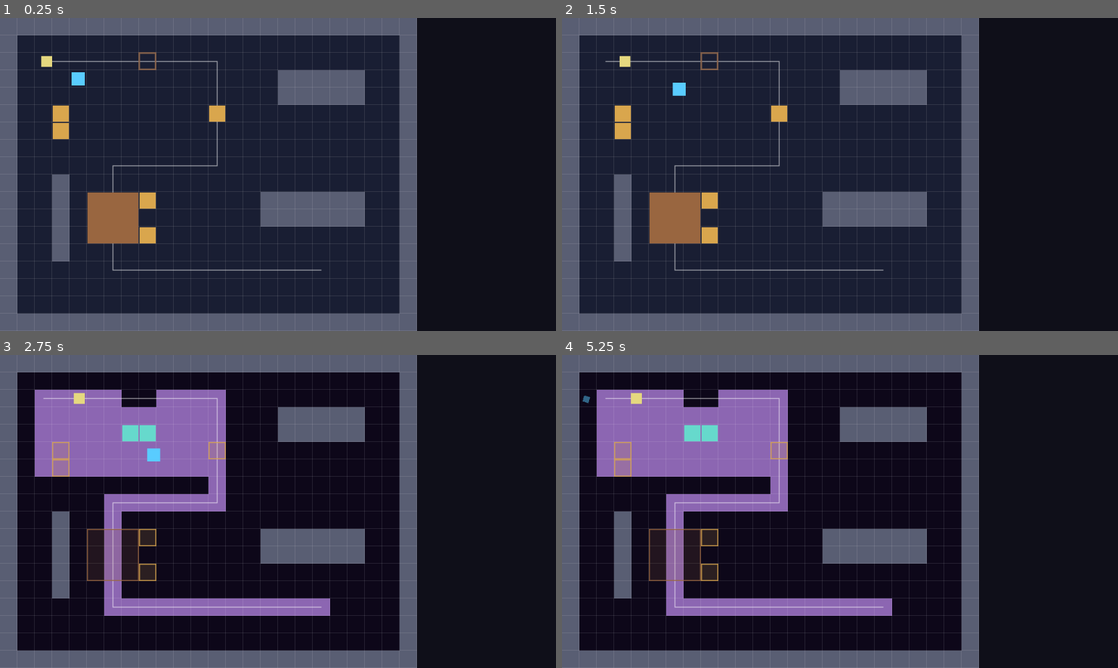
Above: before the commit, frames 1-4 (two rows, left to right).
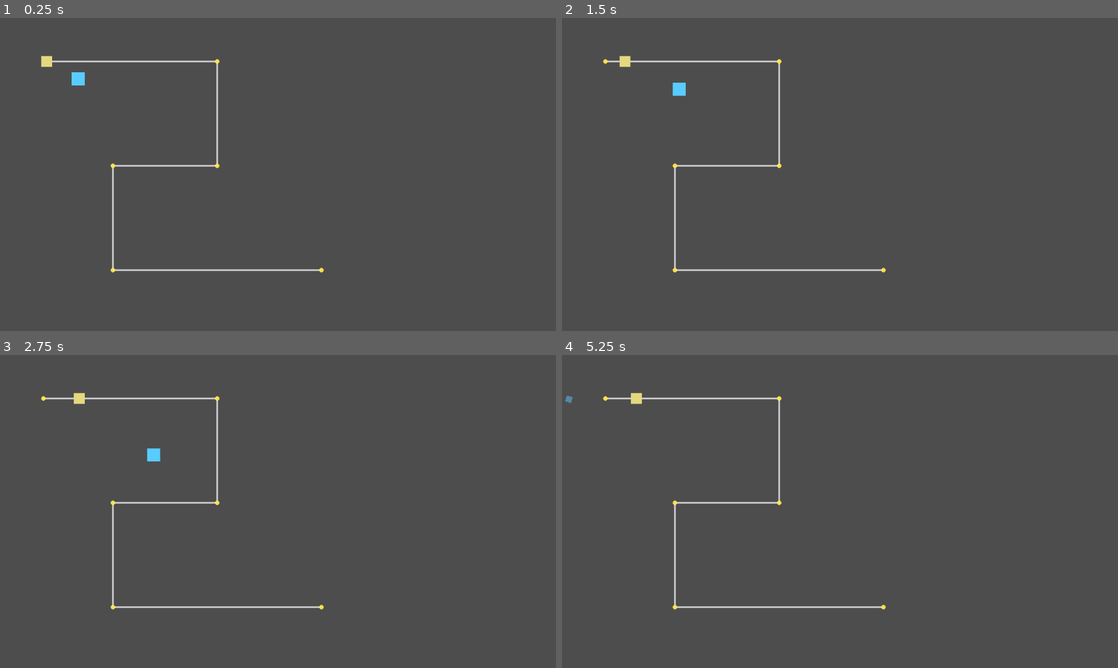
Above: after the commit, the same moments.

Repository: ConanY123/Game-Jam-Drift-MICK
Game: Godot game, scene res://scenes/levels/level-1.tscn
Same seed, same stepped clock (60 frames per second), same inputs: the game is played once before the commit and once after it. The project has no main scene, so this scene is started directly.
Inputs:
- Up to frame 1 (0.25 s): no input
- Up to frame 2 (1.5 s): tap Enter at 0.5 s; hold D (move_right) 0.53-1.28 s; hold Z (interact) 0.53-1.28 s; tap Space at 0.77 s; hold S (move_down) from 1.28 s (still down); tap Z (interact) at 1.35 s
- Up to frame 3 (2.75 s): tap Space at 1.52 s; release S (move_down) at 2.03 s; hold D (move_right) from 2.03 s (still down); hold C (switch_realm) from 2.03 s (still down); tap Z (interact) at 2.3 s
- Up to frame 4 (5.25 s): release D (move_right) at 2.78 s; release C (switch_realm) at 2.78 s; hold W (move_up) 2.78-3.53 s; tap R at 2.85 s; tap Space at 3.02, 3.77, 4.52 s; tap Z (interact) at 3.05, 4.35 s; hold Z (interact) 3.53-4.28 s; hold A (move_left) 3.53-5.03 s; hold S (move_down) from 5.03 s (still down); hold C (switch_realm) from 5.03 s (still down)

The runs differ from the first frame. In frame 1, 100% of the frame differs, in the area x 0-100%, y 0-100%; in frame 2, 100%; in frame 3, 100%; in frame 4, 100%.

Commit message:
Remove door feature

Diff:
--- a/scenes/objects/door.tscn
+++ /dev/null
@@ -1,6 +0,0 @@
-[gd_scene load_steps=2 format=3 uid="uid://cd0or000001"]
-
-[ext_resource type="Script" path="res://scripts/objects/door.gd" id="1_door"]
-
-[node name="Door" type="Node2D"]
-script = ExtResource("1_door")
--- a/scripts/core/level_base.gd
+++ b/scripts/core/level_base.gd
@@ -16,10 +16,9 @@
 
 const ROOMMATE_SCENE := preload("res://scenes/actors/roommate.tscn")
 const RESULT_OVERLAY_SCENE := preload("res://scenes/ui/result_overlay.tscn")
-const DOOR_SCENE := preload("res://scenes/objects/door.tscn")
 
 var realm := Realm.PHYSICAL
-var roommate: Roommate
+var roommate: Node2D
 
 # Vector2i -> Node. The level itself is stored for static walls.
 var solids := {
@@ -72,10 +71,13 @@
 	return not is_dream_floor(cell)
 
 func _ready() -> void:
+	_load_tilemaps()
 	build()
-	var overlay: ResultOverlay = RESULT_OVERLAY_SCENE.instantiate()
+	_update_layers()
+	realm_changed.connect(func(_r): _update_layers())
+	var overlay := RESULT_OVERLAY_SCENE.instantiate()
 	add_child(overlay)
-	overlay.setup(self)
+	overlay.call("setup", self)
 	queue_redraw()
 
 func build() -> void:
@@ -135,18 +137,9 @@
 	p.color = color
 	p.realm = in_realm
 	p.holdable = holdable
-	add_child(p)
-	p.setup(self, cell)
+	p.position = Grid.cell_to_pos(cell)
+	add_child(p)  # its _ready registers it with this level
 	return p
-
-func add_door(cell: Vector2i, size := Vector2i(1, 1), start_open := false, color := Color(0.55, 0.4, 0.3), in_realm: int = Realm.PHYSICAL) -> Door:
-	var d: Door = DOOR_SCENE.instantiate()
-	d.size = size
-	d.color = color
-	d.realm = in_realm
-	add_child(d)
-	d.setup(self, cell, start_open)
-	return d
 
 func add_player(cell: Vector2i) -> Player:
 	var p := Player.new()
@@ -156,40 +149,43 @@
 	add_child(p)
 	return p
 
+# ---------- tilemaps ----------
+func _load_tilemaps() -> void:
+	var walls := get_node_or_null("WallLayer") as TileMapLayer
+	if walls != null:
+		for c in walls.get_used_cells():
+			solids[Realm.PHYSICAL][c] = self
+			solids[Realm.DREAM][c] = self
+	var dream := get_node_or_null("DreamFloorLayer") as TileMapLayer
+	if dream != null:
+		for c in dream.get_used_cells():
+			dream_floor[c] = true
+
+func _update_layers() -> void:
+	var floor_layer := get_node_or_null("FloorLayer") as TileMapLayer
+	if floor_layer != null:
+		floor_layer.visible = realm == Realm.PHYSICAL
+	var dream_layer := get_node_or_null("DreamFloorLayer") as TileMapLayer
+	if dream_layer != null:
+		dream_layer.visible = realm == Realm.DREAM
 # Instantiates the roommate scene on a route of cells and forwards his result.
-func add_roommate(route: Array[Vector2i]) -> Roommate:
-	var r: Roommate = ROOMMATE_SCENE.instantiate()
+func add_roommate(route: Array[Vector2i]) -> Node2D:
+	var r := ROOMMATE_SCENE.instantiate()
 	add_child(r)
-	r.setup(self, route)
-	r.won.connect(func(): level_won.emit())
-	r.lost.connect(func(reason: String): level_lost.emit(reason))
+	r.call("setup", self, route)
+	r.connect("won", func(): level_won.emit())
+	r.connect("lost", func(reason: String): level_lost.emit(reason))
 	roommate = r
 	return r
 
 # ---------- debug drawing ----------
 
 func _draw() -> void:
-	var field := Vector2(Grid.FIELD_COLS, Grid.FIELD_ROWS) * Grid.CELL
-
-	var bg := Color(0.1, 0.12, 0.2)
-	if realm == Realm.DREAM:
-		bg = Color(0.05, 0.03, 0.1)  # void
-	draw_rect(Rect2(Vector2.ZERO, field), bg)
-	if realm == Realm.DREAM:
-		for c in dream_floor:
-			draw_rect(Rect2(Grid.cell_to_pos(c), Vector2(Grid.CELL, Grid.CELL)), Color(0.55, 0.4, 0.7))
-
-	draw_rect(Rect2(Vector2(field.x, 0), Vector2(Grid.STRIP_COLS * Grid.CELL, field.y)), Color(0.06, 0.06, 0.1))
-	for r in wall_rects:
-		draw_rect(Rect2(Vector2(r.position * Grid.CELL), Vector2(r.size * Grid.CELL)), Color(0.35, 0.37, 0.45))
-	if debug_grid:
-		var line_color := Color(1, 1, 1, 0.12)
-		for x in Grid.FIELD_COLS + 1:
-			draw_line(Vector2(x, 0) * Grid.CELL, Vector2(x, Grid.FIELD_ROWS) * Grid.CELL, line_color)
-		for y in Grid.FIELD_ROWS + 1:
-			draw_line(Vector2(0, y) * Grid.CELL, Vector2(Grid.FIELD_COLS, y) * Grid.CELL, line_color)
-	if debug_path.size() > 1:
-		var pts := PackedVector2Array()
-		for c in debug_path:
-			pts.append(Grid.cell_to_center(c))
-		draw_polyline(pts, Color(1, 1, 1, 0.5), 2.0)
+	if debug_path.size() < 2:
+		return
+	var points := PackedVector2Array()
+	for cell in debug_path:
+		points.append(Grid.cell_to_center(cell))
+	draw_polyline(points, Color(1.0, 1.0, 1.0, 0.8), 3.0, true)
+	for point in points:
+		draw_circle(point, 4.0, Color(1.0, 0.9, 0.3, 0.95))
--- a/scripts/levels/level-1.gd
+++ b/scripts/levels/level-1.gd
@@ -1,66 +1,35 @@
 extends LevelBase
 
-# Level 1: REV lobby (grey box). Layout is a rough stand-in for the concept art.
-# Chairs are 1x1, the table is 3x3.
+# Level geometry is authored in level-1.tscn's TileMapLayers.
 
 func build() -> void:
-	# Outer walls
-	add_wall(Rect2i(0, 0, 24, 1))
-	add_wall(Rect2i(0, 17, 24, 1))
-	add_wall(Rect2i(0, 1, 1, 16))
-	add_wall(Rect2i(23, 1, 1, 16))
-
-	# Counters and a wall stub that stops you shoving the table left
-	add_wall(Rect2i(16, 3, 5, 2))
-	add_wall(Rect2i(15, 10, 6, 2))
-	add_wall(Rect2i(3, 9, 1, 5))
-
-	# Roommate's route (debug line only, the real Path2D comes in stage 5)
+	# The roommate follows this route through the authored level.
 	debug_path = [
 		Vector2i(2, 2), Vector2i(12, 2), Vector2i(12, 8),
 		Vector2i(6, 8), Vector2i(6, 14), Vector2i(18, 14),
 	]
 
-	# Door test: a door on the row-2 corridor. Walk up to it and press interact
-	# to open/close it. Starts open so you can test closing it.
-	add_door(Vector2i(8, 2), Vector2i(1, 1), true)
-
-	# Beat 1: a chair on the path, push it aside (holdable)
-	add_pushable(Vector2i(12, 5), Vector2i(1, 1), 1.0, Color(0.85, 0.65, 0.3), LevelBase.Realm.PHYSICAL, true)
-
-	# Beat 2: the big table on the path. Two chairs block its right side,
-	# so move them up and down first, then push the table right 3 cells.
-	add_pushable(Vector2i(5, 10), Vector2i(3, 3), 3.0, Color(0.6, 0.4, 0.25), LevelBase.Realm.PHYSICAL, false)
-	add_pushable(Vector2i(8, 10))
-	add_pushable(Vector2i(8, 12))
-
-	# Decoration: off-path chairs you can ignore
-	add_pushable(Vector2i(3, 5))
-	add_pushable(Vector2i(3, 6))
-
 	# Dream floor: lay a platform under the roommate's whole route so every cell
 	# he walks is valid, leaving one intentional gap at x = 7, 8 on row 2 that
 	# the player must bridge.
-	# One connected play area covering the player spawn (4,3), the row-2 corridor
-	# the roommate crosses, and the staging space below the gap where the player
-	# stands to push the bridges up. The only hole left is the gap at (7,2)/(8,2).
-	add_dream_floor(Rect2i(2, 2, 11, 5))   # x = 2..12, y = 2..6 big connected block
-	add_dream_floor(Rect2i(12, 2, 1, 7))   # down col 12, y = 2..8
-	add_dream_floor(Rect2i(6, 8, 7, 1))    # row 8, x = 6..12
-	add_dream_floor(Rect2i(6, 8, 1, 7))    # down col 6, y = 8..14
-	add_dream_floor(Rect2i(6, 14, 13, 1))  # row 14, x = 6..18 to the exit
+	# TODO: move dream-floor layout into DreamFloorLayer once it is painted in
+	# the editor. Keep this metadata until then; the tileset alone doesn't mark
+	# which cells are standable.
+	var dream_floor_layer := get_node_or_null("DreamFloorLayer") as TileMapLayer
+	if dream_floor_layer == null or dream_floor_layer.get_used_cells().is_empty():
+		add_dream_floor(Rect2i(2, 2, 11, 5))
+		add_dream_floor(Rect2i(12, 2, 1, 7))
+		add_dream_floor(Rect2i(6, 8, 7, 1))
+		add_dream_floor(Rect2i(6, 8, 1, 7))
+		add_dream_floor(Rect2i(6, 14, 13, 1))
+		remove_dream_floor(Vector2i(7, 2))
+		remove_dream_floor(Vector2i(8, 2))
 
-	# Carve the two gap cells back out of the block above - these are the holes
-	# the player must bridge, and must NOT be floor until the bridges arrive.
-	remove_dream_floor(Vector2i(7, 2))
-	remove_dream_floor(Vector2i(8, 2))
-
-	# Bridge pieces: push them up into the row-2 gap to complete the path.
+	# Interactive bridge pieces remain scene objects; tilemap tiles aren't pushable.
 	for x in [7, 8]:
 		var bridge := add_pushable(Vector2i(x, 4), Vector2i(1, 1), 1.0, Color(0.4, 0.85, 0.8), LevelBase.Realm.DREAM, true)
 		bridge.is_floor = true
 
 	add_player(Vector2i(4, 3))
-
 	# The sleepwalker follows the authored route (same line drawn for debug).
 	add_roommate(debug_path)
--- a/scripts/objects/door.gd
+++ /dev/null
@@ -1,76 +0,0 @@
-class_name Door
-extends Node2D
-
-# A grid door. Closed = registered as solid (blocks player + roommate); open =
-# unregistered so everyone passes through. Toggled by the player walking up and
-# pressing interact. Public open()/close()/toggle() so a button or lever can
-# drive it later. Belongs to a realm like Pushable.
-
-@export var size := Vector2i(1, 1)
-@export var color := Color(0.55, 0.4, 0.3)
-@export var start_open := false
-@export_enum("Physical", "Dream") var realm := 0
-
-var cell := Vector2i.ZERO  # top-left cell
-var level: LevelBase
-var is_open := false
-
-@onready var _body: Node2D = get_node_or_null("BodyVisual")
-
-func setup(p_level: LevelBase, p_cell: Vector2i, p_start_open := false) -> void:
-	level = p_level
-	cell = p_cell
-	start_open = p_start_open
-	position = Grid.cell_to_pos(cell)
-	is_open = start_open
-	if not is_open:
-		level.register(self, get_cells(), realm)
-	level.realm_changed.connect(func(_r): queue_redraw())
-	queue_redraw()
-
-func get_cells() -> Array[Vector2i]:
-	var cells: Array[Vector2i] = []
-	for x in size.x:
-		for y in size.y:
-			cells.append(cell + Vector2i(x, y))
-	return cells
-
-func toggle() -> void:
-	if is_open:
-		close()
-	else:
-		open()
-
-func open() -> void:
-	if is_open:
-		return
-	is_open = true
-	level.unregister(self, realm)
-	queue_redraw()
-
-func close() -> void:
-	if not is_open:
-		return
-	# Don't slam shut on top of something already standing in the doorway.
-	for c in get_cells():
-		if not level.is_free(c, self, realm):
-			return
-	is_open = false
-	level.register(self, get_cells(), realm)
-	queue_redraw()
-
-func _draw() -> void:
-	if _body != null or level == null:
-		return
-	var full := Rect2(Vector2(1, 1), Vector2(size * Grid.CELL) - Vector2(2, 2))
-	if level.realm == realm:
-		if is_open:
-			# Open: just the frame so you can see the doorway.
-			draw_rect(full, Color(color, 0.9), false, 3.0)
-		else:
-			draw_rect(full, color)
-	elif realm == LevelBase.Realm.PHYSICAL:
-		# Physical door seen from the dream: faint, like other physical objects.
-		if not is_open:
-			draw_rect(full, Color(color, 0.15))
-			draw_rect(full, Color(color, 0.8), false, 2.0)
--- a/scripts/player/player.gd
+++ b/scripts/player/player.gd
@@ -26,7 +26,6 @@
 # Dream-gap fall: drop a little while spinning + fading out, then fall back in
 # from the top spinning + fading in, landing on the nearest floor.
 # This only wastes time for the player (unlike the roommate, who fails).
-var facing := Vector2i(0, 1)  # last movement direction, for door interaction
 var falling := false
 var fall_phase := FallPhase.NONE
 var fall_t := 0.0  # 0..1 progress within the current phase
@@ -66,10 +65,6 @@
 	var input := Input.get_vector("move_left", "move_right", "move_up", "move_down")
 	var step := input * SPEED * delta
 
-	# Remember facing so we know which door to use when standing still.
-	if input != Vector2.ZERO:
-		facing = Vector2i(roundi(input.x), roundi(input.y))
-
 	# Axes move separately so you slide along walls.
 	var hit_x := _move_axis(Vector2(step.x, 0))
 	var hit_y := _move_axis(Vector2(0, step.y))
@@ -82,52 +77,8 @@
 	if hit_y is Pushable:
 		target = hit_y
 		dir = Vector2i(0, int(sign(step.y)))
-
-	# Door toggle takes priority over pushing when you tap interact next to one,
-	# so bumping a closed door opens it instead of trying to "push" it.
-	if Input.is_action_just_pressed("interact") and _try_toggle_door(hit_x, hit_y):
-		push_target = null
-		push_timer = 0.0
-		queue_redraw()
-		return
-
 	_update_push(target, dir, delta)
 	queue_redraw()
-
-# Toggle a door we're bumping into, or the one in the cell we're facing.
-# Returns true if a door was toggled.
-func _try_toggle_door(hit_x: Node, hit_y: Node) -> bool:
-	# A closed door we just walked into shows up as a blocker.
-	var bumped: Door = null
-	if hit_x is Door:
-		bumped = hit_x
-	elif hit_y is Door:
-		bumped = hit_y
-	if bumped != null and bumped.realm == level.realm:
-		bumped.toggle()
-		return true
-
-	# Otherwise look at the cell we're facing (needed to close an open door,
-	# which isn't solid and so never blocks us).
-	var here := Grid.pos_to_cell(position)
-	for probe in [here + facing, here]:
-		var d := level.blocker_at(probe, level.realm)
-		if d is Door:
-			d.toggle()
-			return true
-		# Open doors aren't in the solids map, so scan children for one here.
-		var open_door := _open_door_at(probe)
-		if open_door != null:
-			open_door.toggle()
-			return true
-	return false
-
-func _open_door_at(cell: Vector2i) -> Door:
-	for child in level.get_children():
-		if child is Door and child.is_open and child.realm == level.realm:
-			if child.get_cells().has(cell):
-				return child
-	return null
 
 # ---------- dream-gap fall ----------
 
